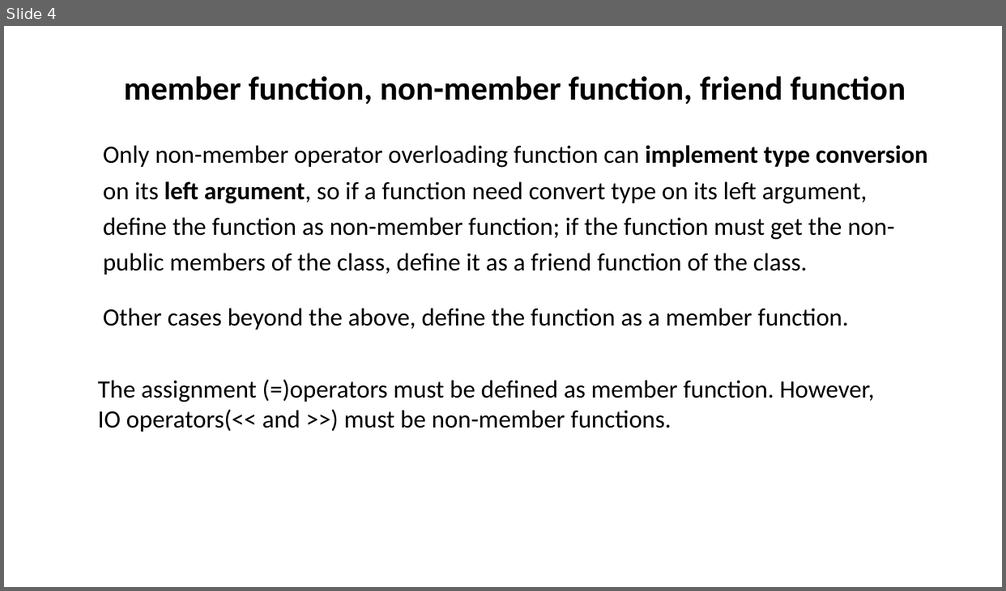
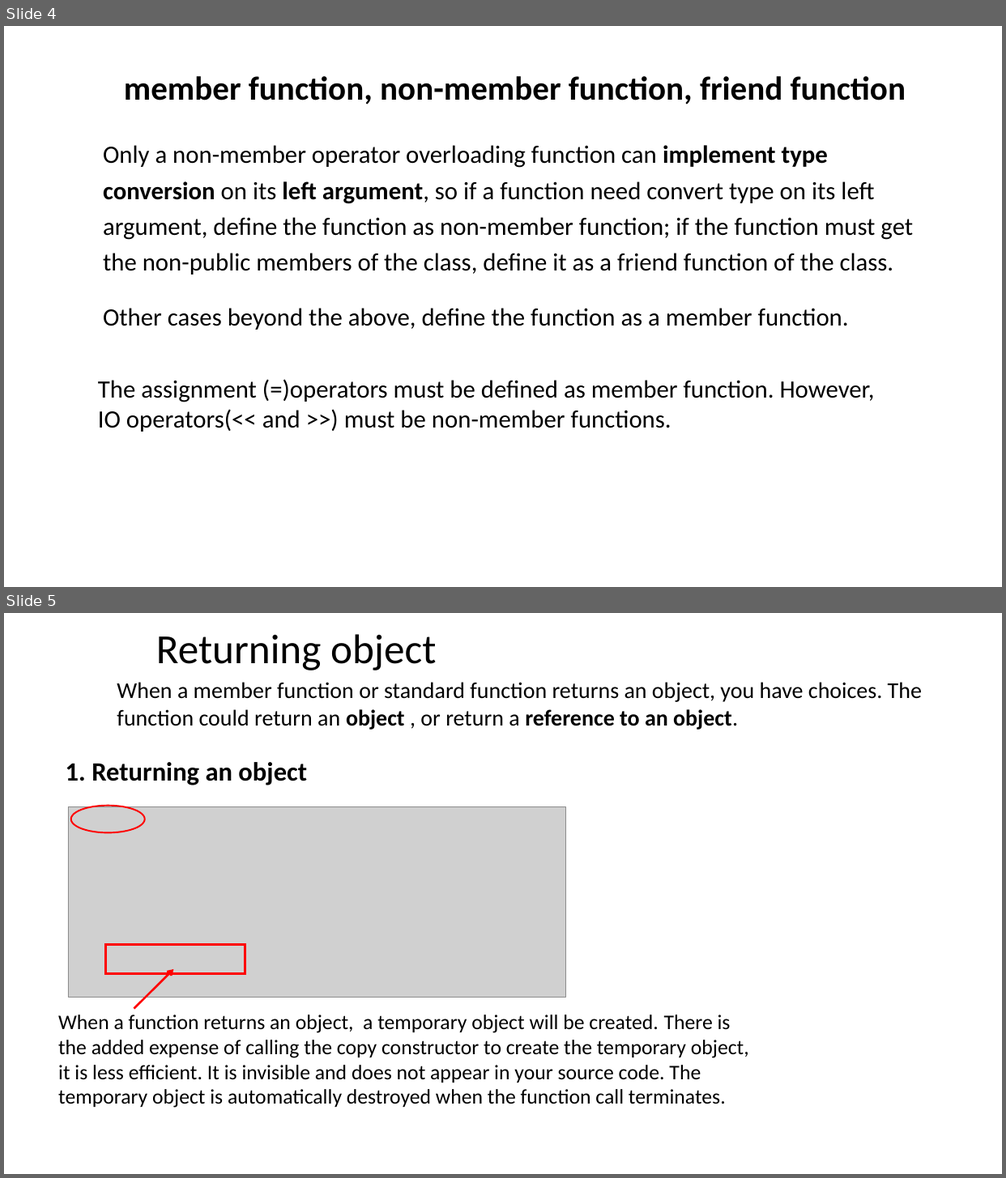
Before and after one commit to ShiqiYu/CPP, a slide deck: week10/Lab10.pptx. Shown one above the other, each under a label of ours: slide 4 before the commit, slides 4 and 5 after it. The pictures are 1006x591 and 1006x1178 pixels, drawn with LibreOffice and Linux fonts; fonts in the diff are those of the drawing; grey boxes stand for pictures; background and template pictures are left out. Boxes give left, top, right and bottom in pixels: in the first picture for what was removed or moved away, otherwise in the second. Text is boxed around its words. In the diff, an @@ line names an element or a change of style, - is before the commit and + after.

```diff
--- a/week10/Lab10.pptx
+++ b/week10/Lab10.pptx
@@ slide 5 added at (4,613,1002,1174), background #FFFFFF @@
@@ title added at (156,634,436,671), 39.9 pt, text #000000 @@
+Returning object
@@ text added at (117,682,922,730), 21.8 pt, text #000000 @@
+  When a member function or standard function returns an object, you have choices. The function could return an object , or return a reference to an object.
@@ text added at (66,762,307,786), 25.4 pt, text #000000, bold @@
+  1. Returning an object
@@ picture added at (68,807,565,997) @@
@@ ellipse added at (71,806,146,833), outline #FF0000 1.5 pt @@
@@ rectangle added at (106,944,245,973), outline #FF0000 2 pt @@
@@ arrow added from (134, 1009) to (174, 969), #FF0000 2 pt @@
@@ text added at (58,1015,749,1108), 20 pt, text #000000 @@
+When a function returns an object, a temporary object will be created. There is the added expense of calling the copy constructor to create the temporary object, it is less efficient. It is invisible and does not appear in your source code. The temporary object is automatically destroyed when the function call terminates.
@@ slide 4 changed as well @@
@@ text at (103,145,913,275): text changed @@
-  Only non-member operator overloading function can implement type conversion on its left argument, so if a function need convert type on its left argument, define the function as non-member function; if the function must get the non-public members of the class, define it as a friend function of the class.
+  Only a non-member operator overloading function can implement type conversion on its left argument, so if a function need convert type on its left argument, define the function as non-member function; if the function must get the non-public members of the class, define it as a friend function of the class.
```
Also in this commit, not shown: 3 other slides changed, 8 other slides added, 7 slides removed, 1 other file.
